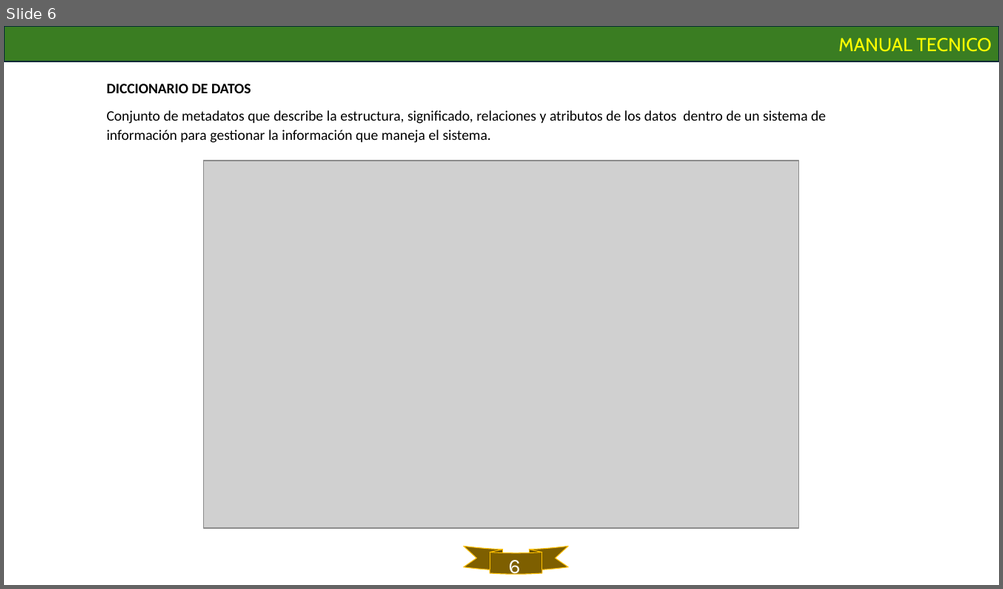
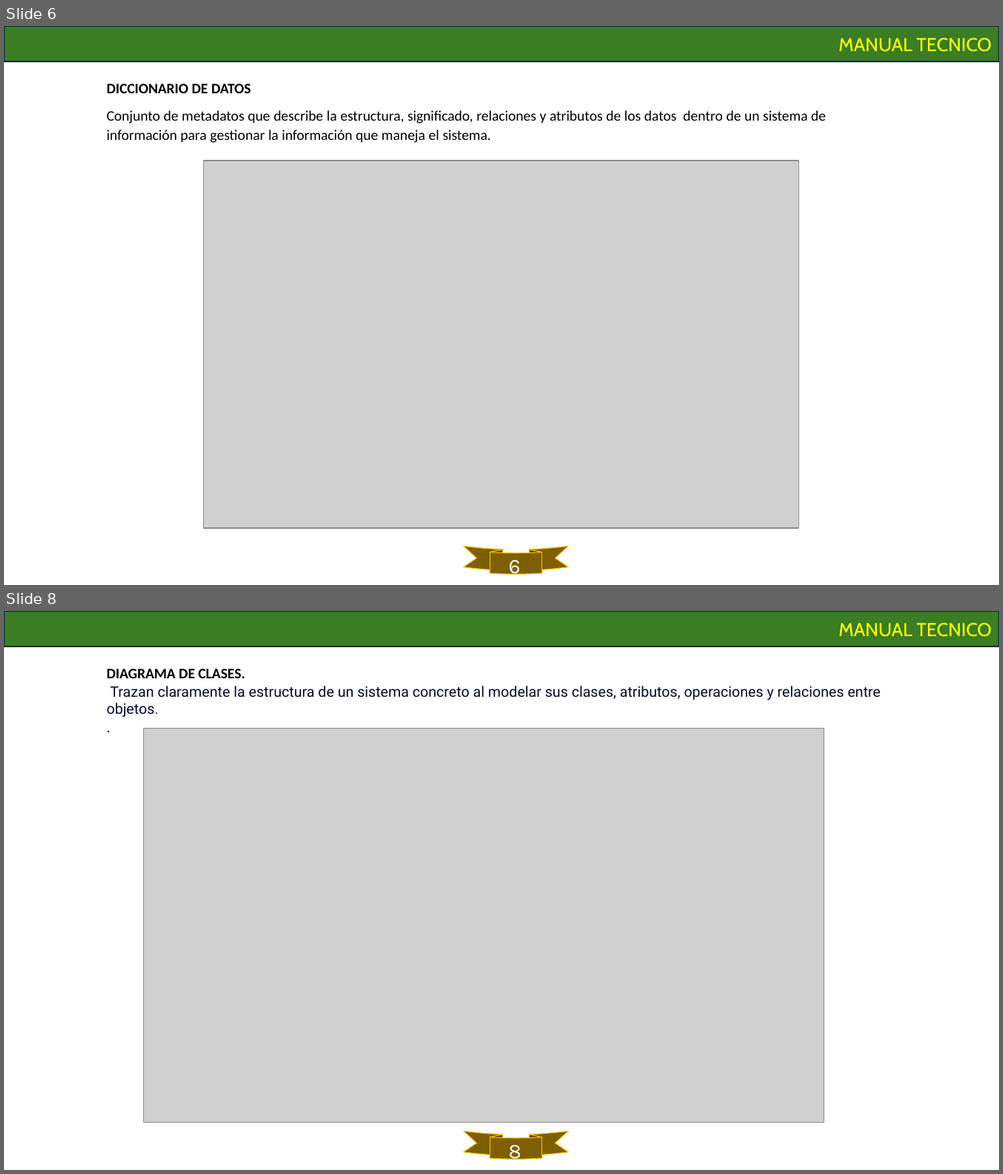
Before and after one commit to Nicolasgil06/CANCHEROS, a slide deck: assets/docs/Trimestre V/03_Manual_Técnico/CANCHEROS manual tecnico.pptx. Shown one above the other, each under a label of ours: slide 6 before the commit, slides 6 and 8 after it; the slides between them are not shown. The pictures are 1003x589 and 1003x1174 pixels, drawn with LibreOffice and Linux fonts; fonts in the diff are those of the drawing; grey boxes stand for pictures. Boxes give left, top, right and bottom in pixels: in the first picture for what was removed or moved away, otherwise in the second. Text is boxed around its words. In the diff, an @@ line names an element or a change of style, - is before the commit and + after.

Commit message:
Actualizacion manual usuario y manual tecnico

```diff
--- a/assets/docs/Trimestre V/03_Manual_Técnico/CANCHEROS manual tecnico.pptx
+++ b/assets/docs/Trimestre V/03_Manual_Técnico/CANCHEROS manual tecnico.pptx
@@ slide 8 added at (4,611,999,1170), background #FFFFFF @@
@@ rectangle added at (4,611,999,647), fill #3B7D23, outline #092A39 1.5 pt, 18 pt, text #FFFF00 @@
+MANUAL TECNICO
@@ text added at (107,669,881,717), 14 pt, text #040C28 @@
+DIAGRAMA DE CLASES.
+Trazan claramente la estructura de un sistema concreto al modelar sus clases, atributos, operaciones y relaciones entre objetos.
+.
@@ picture added at (144,728,824,1123) @@
@@ freeform shape added at (464,1132,568,1160), fill #7E5F00 @@
@@ freeform shape added at (464,1132,568,1160), outline #FFC000 0.75 pt @@
@@ freeform shape added at (489,1135,542,1139), fill #664D00 @@
@@ text added at (509,1145,521,1165), 20 pt, text #FFFFFF @@
+8
```
Also in this commit, not shown: 1 slide changed, 2 other slides added, 4 other files.
